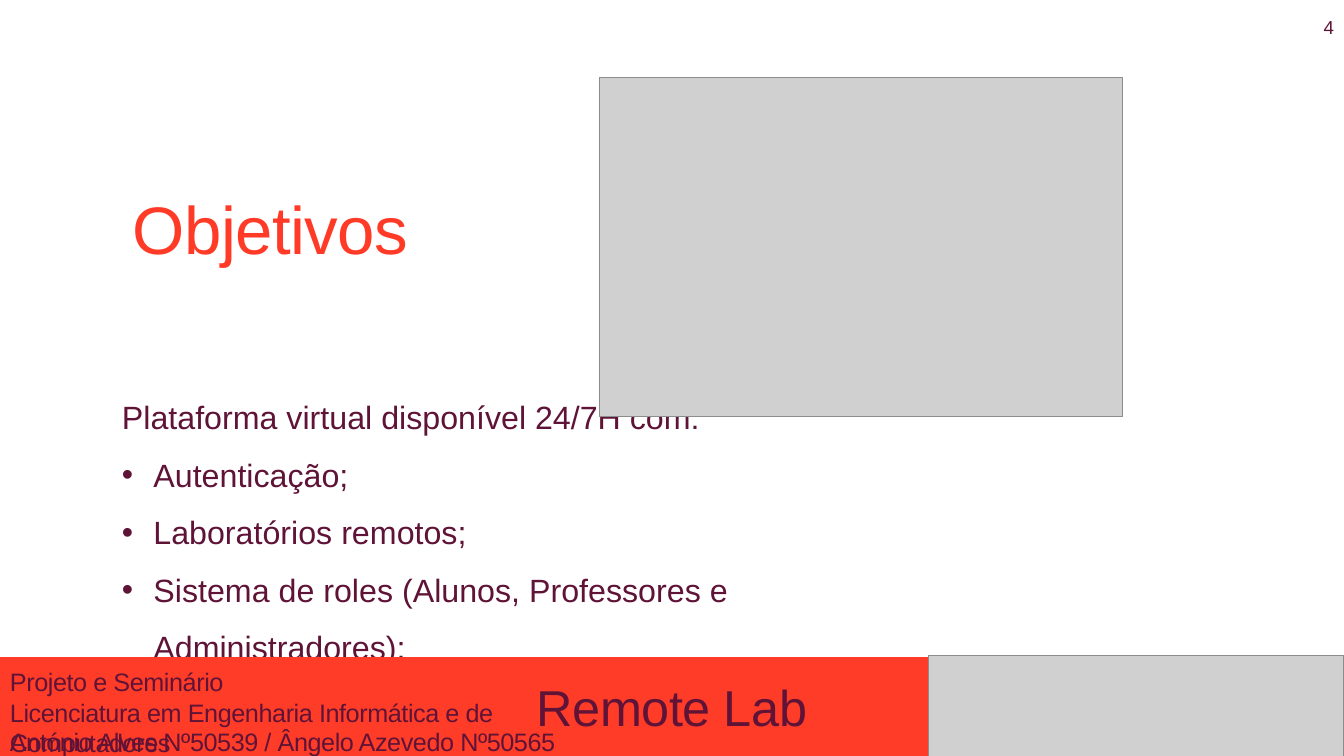
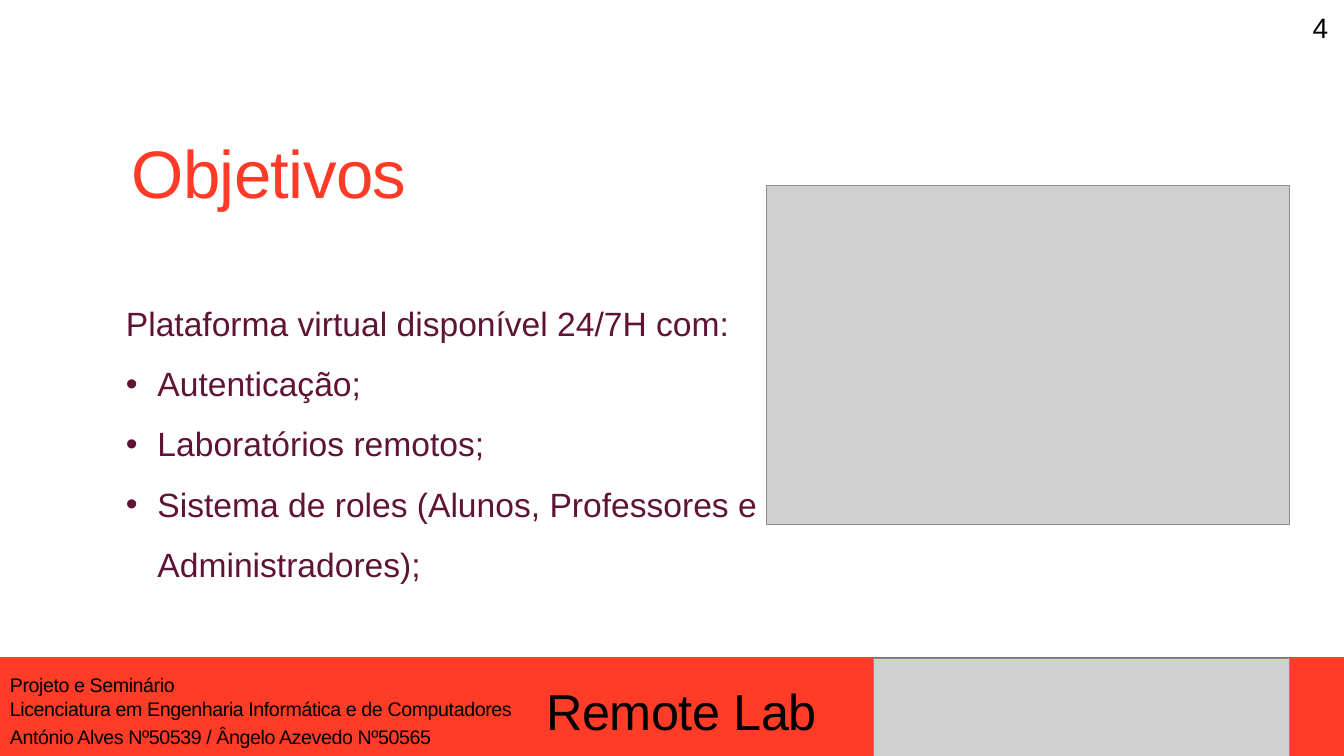
Before and after one commit to isel-remote-lab/documentation, a slide deck: slide 4 of img/ApresentacaoProgressoRL.pptx. Drawn at 1344x756 pixels with LibreOffice and Linux fonts; fonts in the diff are those of the drawing; grey boxes stand for pictures; background and template pictures are left out. Boxes give left, top, right and bottom in pixels: in the first picture for what was removed or moved away, otherwise in the second. Text is boxed around its words. In the diff, an @@ line names an element or a change of style, - is before the commit and + after.

```diff
--- a/img/ApresentacaoProgressoRL.pptx
+++ b/img/ApresentacaoProgressoRL.pptx
@@ text added at (1313, 18, 1329, 38), 20 pt, text #000000 @@
+4
@@ page number removed at (1324, 21, 1334, 34) @@
-4
@@ text "Objetivos": place and size @@
-text "Objetivos" at (133, 205, 408, 267)
+text "Objetivos" at (131, 149, 406, 211)
@@ picture: place and size @@
-picture at (600, 78, 1123, 417)
+picture at (766, 186, 1290, 525)
@@ text "Plataforma virtual disponível 24/7H com:": place and size @@
-text "Plataforma virtual disponível 24/7H com:" at (122, 404, 728, 666)
+text "Plataforma virtual disponível 24/7H com:" at (126, 311, 757, 584)
@@ text "Plataforma virtual disponível 24/7H com:" at (126, 311, 757, 584): size 23 to 24 pt @@
@@ picture: place and size @@
-picture at (929, 655, 1344, 756)
+picture at (874, 658, 1291, 756)
@@ text "Projeto e Seminário" at (10, 677, 512, 720): size 18 to 14 pt, text colour #5F1437 to #000000 @@
@@ text "Remote Lab": place and size @@
-text "Remote Lab" at (537, 689, 807, 736)
+text "Remote Lab" at (546, 693, 816, 731)
@@ text "Remote Lab" at (546, 693, 816, 731): text colour #5F1437 to #000000 @@
@@ text "António Alves Nº50539 / Ângelo ..." at (10, 729, 431, 748): size 18 to 14 pt, text colour #5F1437 to #000000 @@
```
Also in this commit, not shown: 8 other slides changed, 6 slides added, 10 other files.
